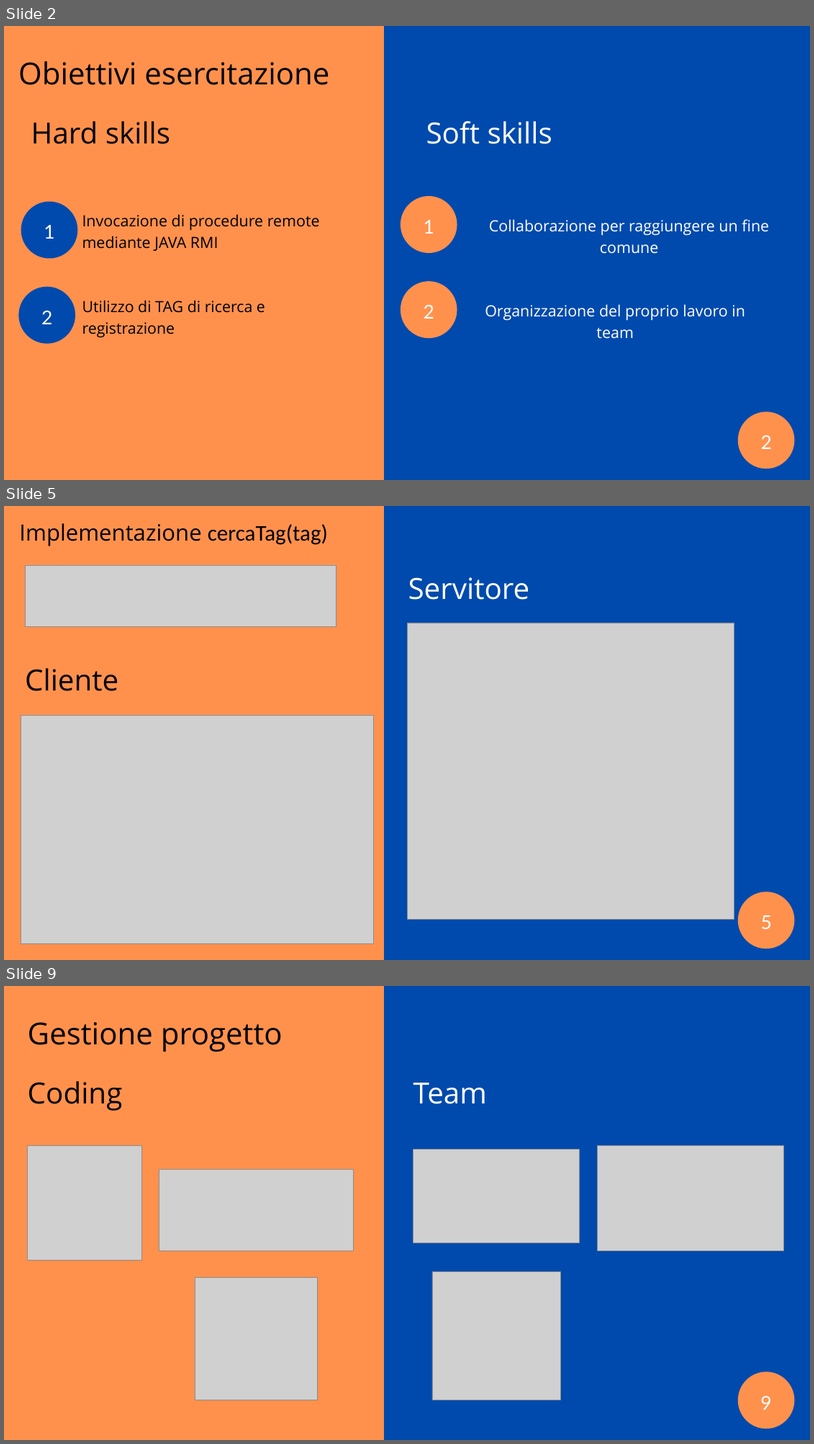
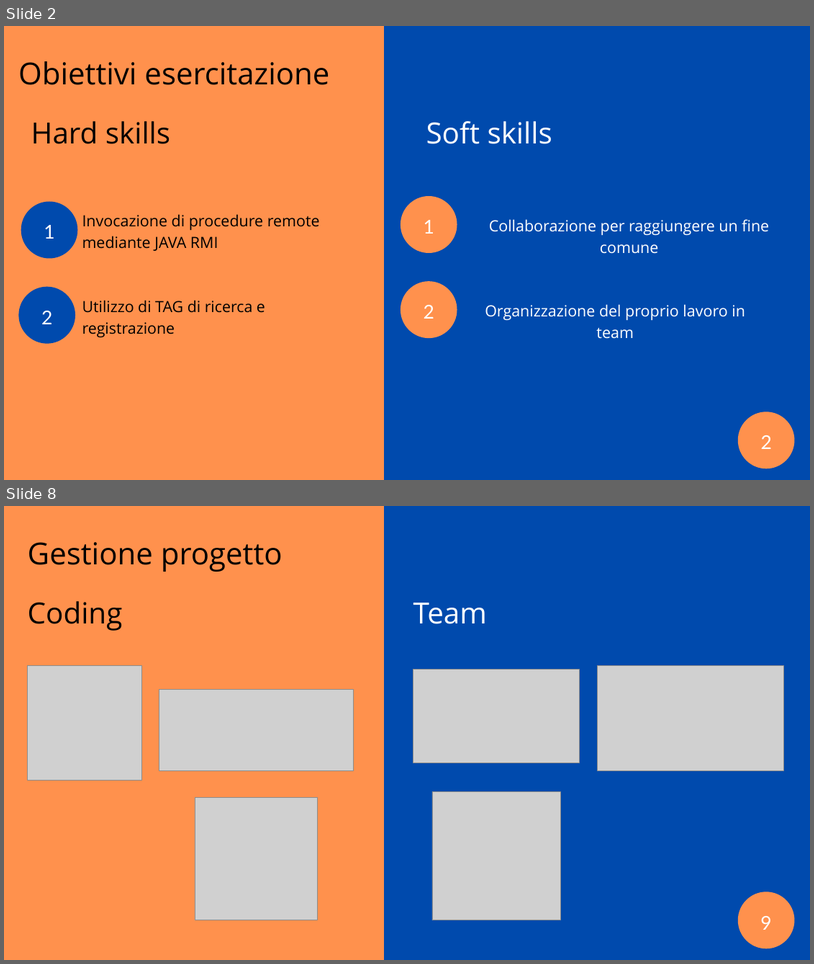
Before and after one commit to ilcors-dev/gruppo-reti, a slide deck: esercitazione_7/documents/Esercitazione 7.pptx. Shown one above the other, each under a label of ours: slides 2, 5 and 9 before the commit, slides 2 and 8 after it; the slides between them are not shown. The pictures are 814x1444 and 814x964 pixels, drawn with LibreOffice and Linux fonts; fonts in the diff are those of the drawing; grey boxes stand for pictures. Boxes give left, top, right and bottom in pixels: in the first picture for what was removed or moved away, otherwise in the second. Text is boxed around its words. In the diff, an @@ line names an element or a change of style, - is before the commit and + after.

```diff
--- a/esercitazione_7/documents/Esercitazione 7.pptx
+++ b/esercitazione_7/documents/Esercitazione 7.pptx
@@ slide 5 removed at box(4, 506, 810, 960), background #FF914D @@
@@ text removed at box(19, 523, 328, 546) @@
-Implementazione cercaTag(tag)
@@ freeform shape removed at box(385, 506, 810, 960) @@
@@ picture removed at box(25, 565, 336, 626) @@
@@ text removed at box(409, 577, 530, 600) @@
-Servitore
@@ picture removed at box(408, 623, 735, 919) @@
@@ text removed at box(25, 668, 118, 691) @@
-Cliente
@@ picture removed at box(21, 715, 373, 944) @@
@@ freeform shape removed at box(738, 891, 795, 948) @@
@@ text removed at box(761, 915, 772, 929) @@
-5
@@ what was slide 9 is now slide 8 @@
```
Also in this commit, not shown: 5 slides added, 5 other slides removed.
